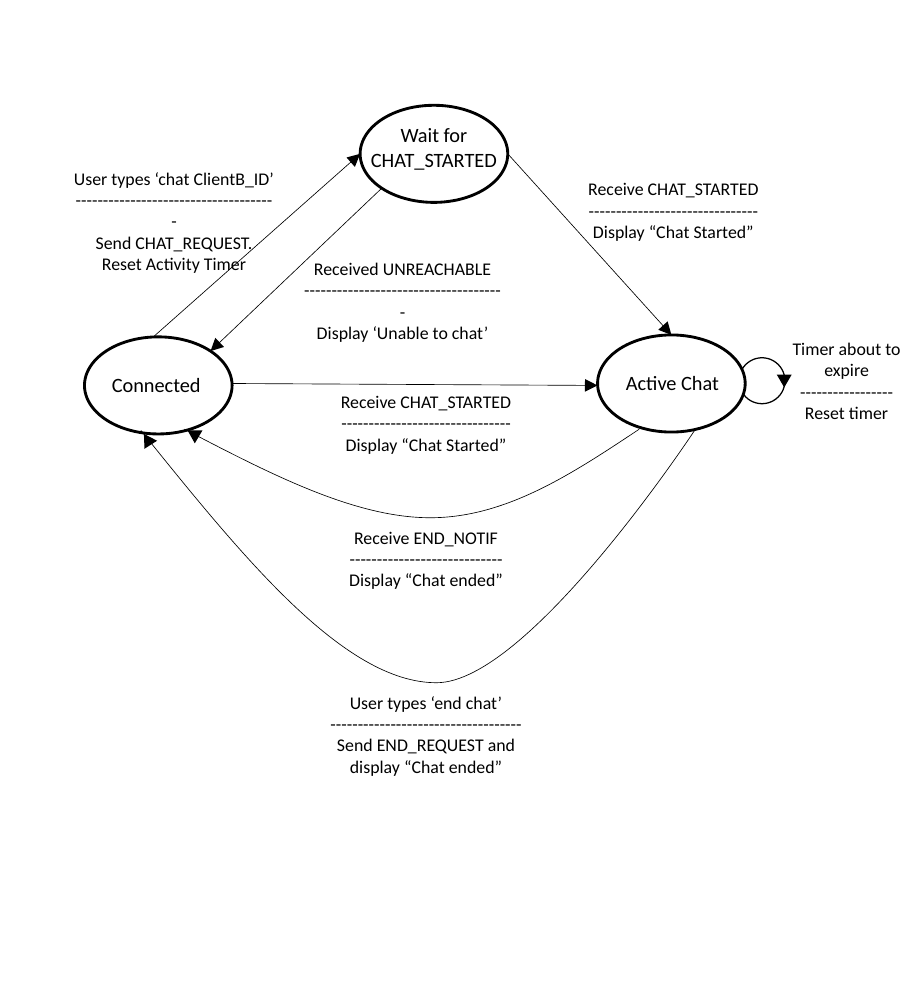
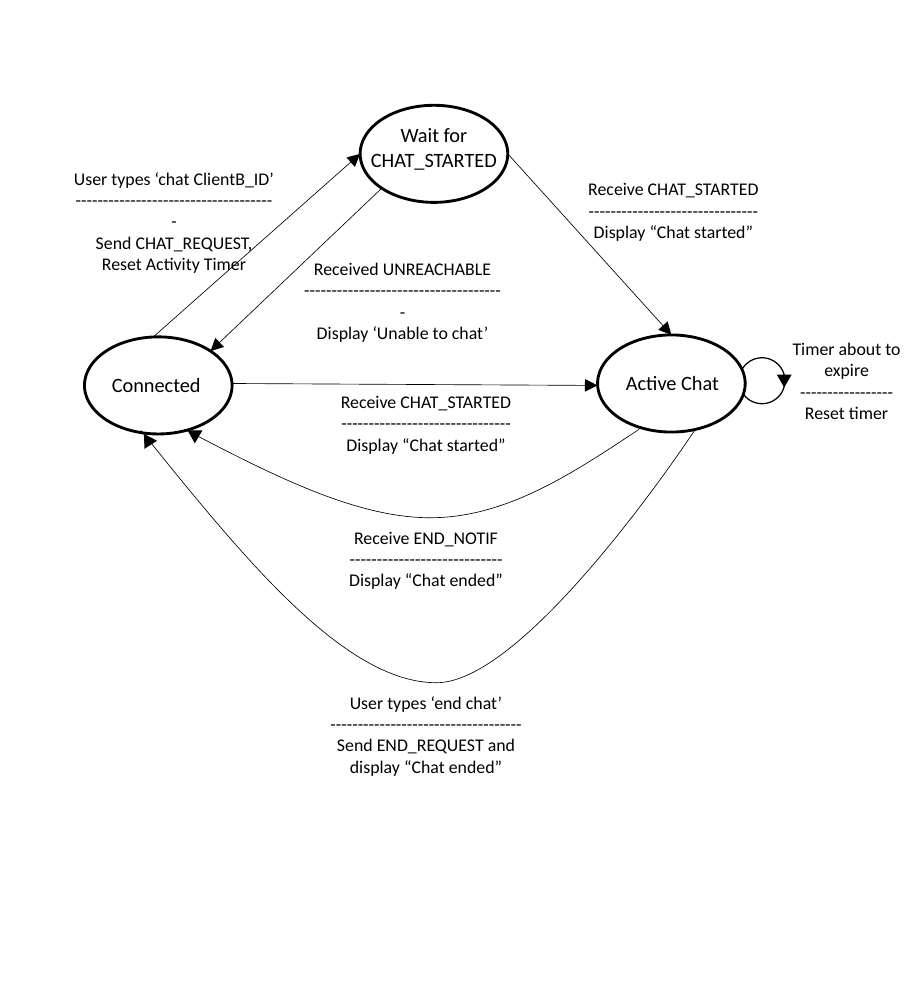
Before and after one commit to GiovanH/ServerBasedChat-CS4390, a slide deck: slide 3 of Doc/Diagrams.pptx. Drawn at 916x1008 pixels with LibreOffice and Linux fonts; fonts in the diff are those of the drawing. Boxes give left, top, right and bottom in pixels: in the first picture for what was removed or moved away, otherwise in the second. Text is boxed around its words. In the diff, an @@ line names an element or a change of style, - is before the commit and + after.

```diff
--- a/Doc/Diagrams.pptx
+++ b/Doc/Diagrams.pptx
@@ text at [96,236,253,254]: text changed @@
-Send CHAT_REQUEST.
+Send CHAT_REQUEST,
@@ text at [594,225,753,241]: text changed @@
-Display “Chat Started”
+Display “Chat started”
@@ text at [346,438,506,454]: text changed @@
-Display “Chat Started”
+Display “Chat started”
```
Also in this commit, not shown: 2 other slides changed, 2 other files.
